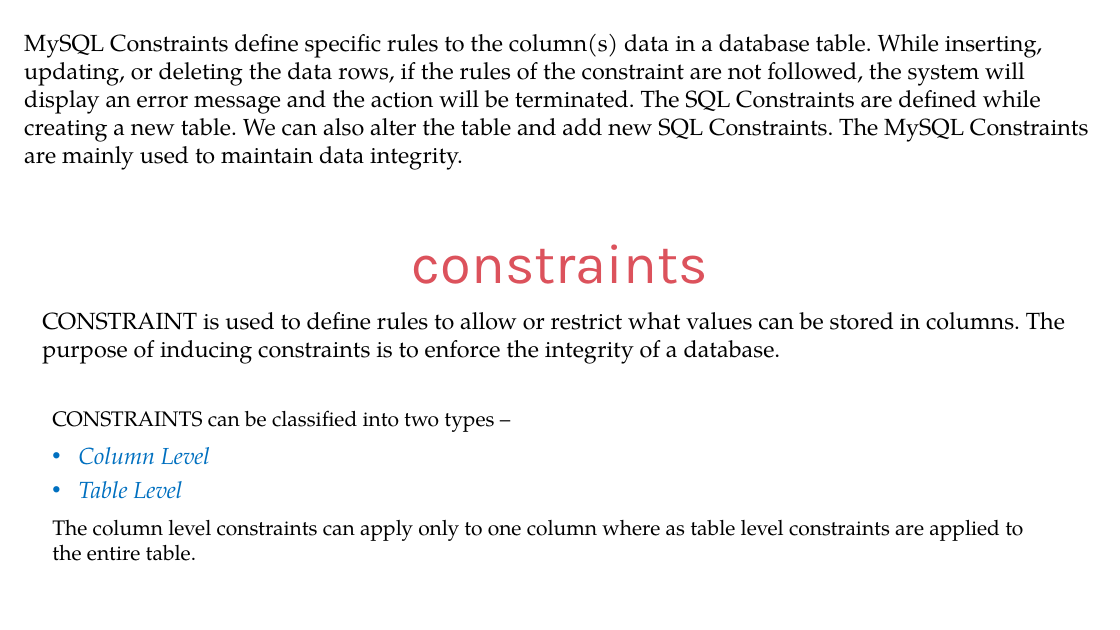
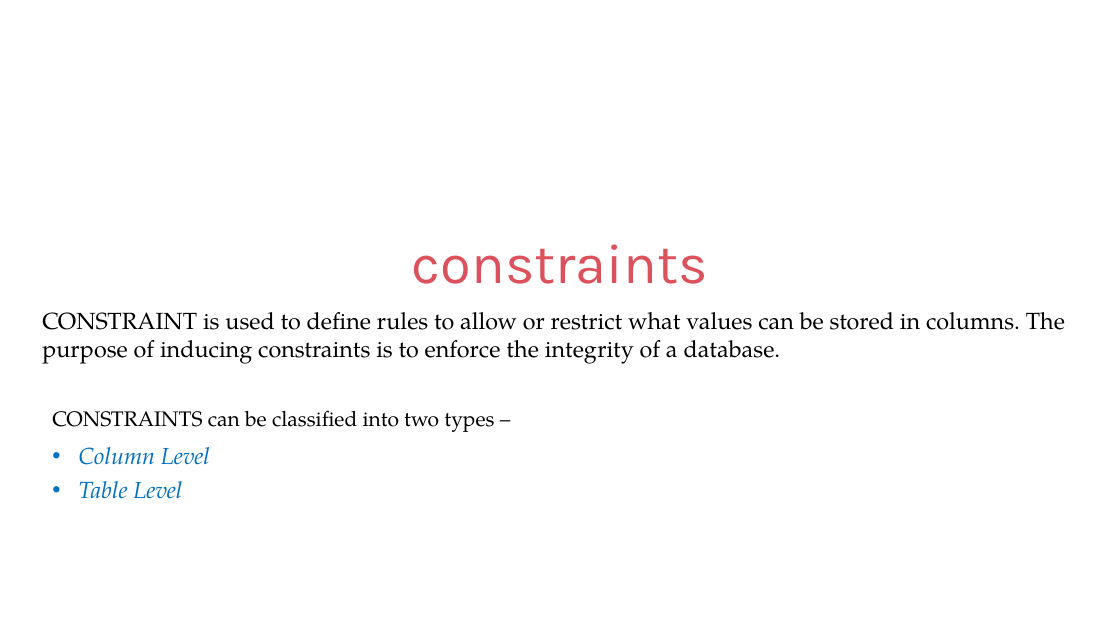
Before and after one commit to ShubhamPokale/DBMS_NOTES, a slide deck: slide 72 of IWAY MySQL PPT Ver9.pptx (slide 133 before the commit). Drawn at 1120x630 pixels with LibreOffice and Linux fonts; fonts in the diff are those of the drawing. Boxes give left, top, right and bottom in pixels: in the first picture for what was removed or moved away, otherwise in the second. Text is boxed around its words. In the diff, an @@ line names an element or a change of style, - is before the commit and + after.

```diff
--- a/IWAY MySQL PPT Ver9.pptx
+++ b/IWAY MySQL PPT Ver9.pptx
@@ text removed at (24,34,1088,170) @@
-MySQL Constraints define specific rules to the column(s) data in a database table. While inserting, updating, or deleting the data rows, if the rules of the constraint are not followed, the system will display an error message and the action will be terminated. The SQL Constraints are defined while creating a new table. We can also alter the table and add new SQL Constraints. The MySQL Constraints are mainly used to maintain data integrity.
@@ text at (52,519,1023,561): paragraph removed @@
-The column level constraints can apply only to one column where as table level constraints are applied to the entire table.
```
Also in this commit, not shown: 34 other slides changed, 39 slides added, 65 slides removed, 6 other files.
